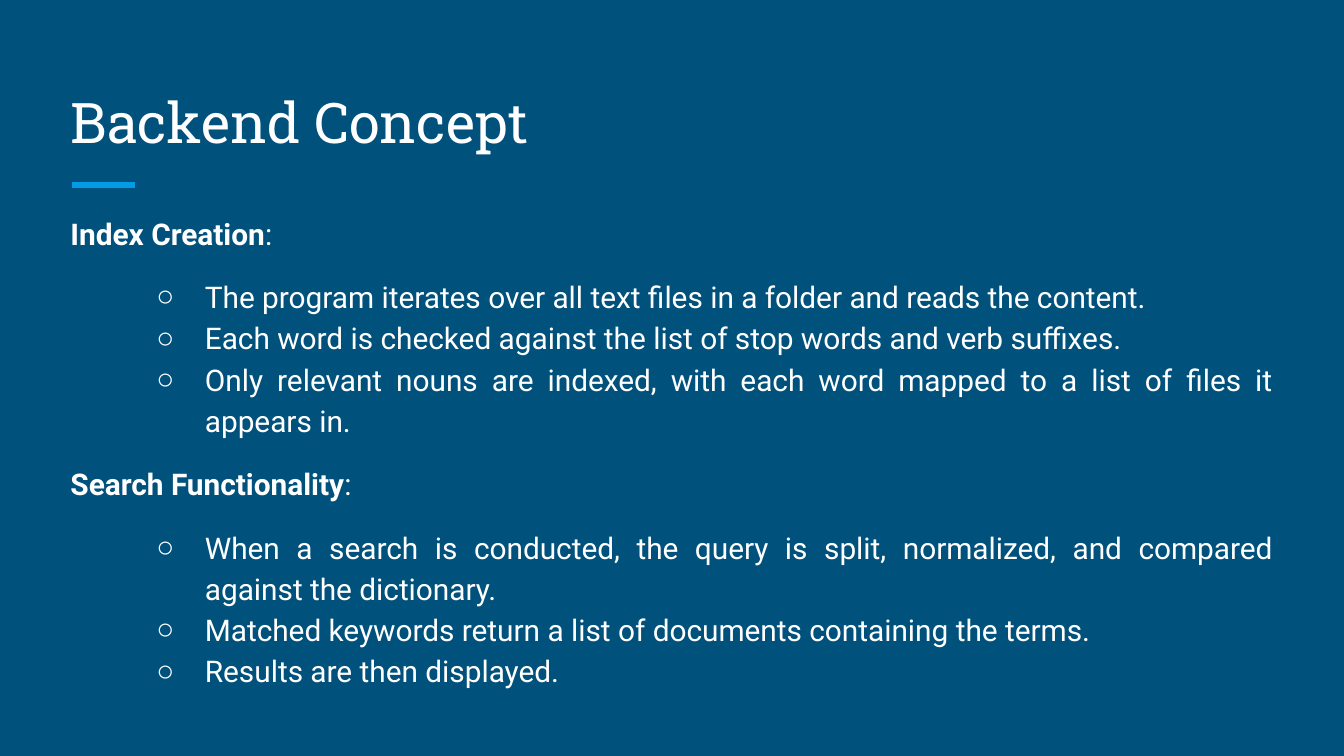
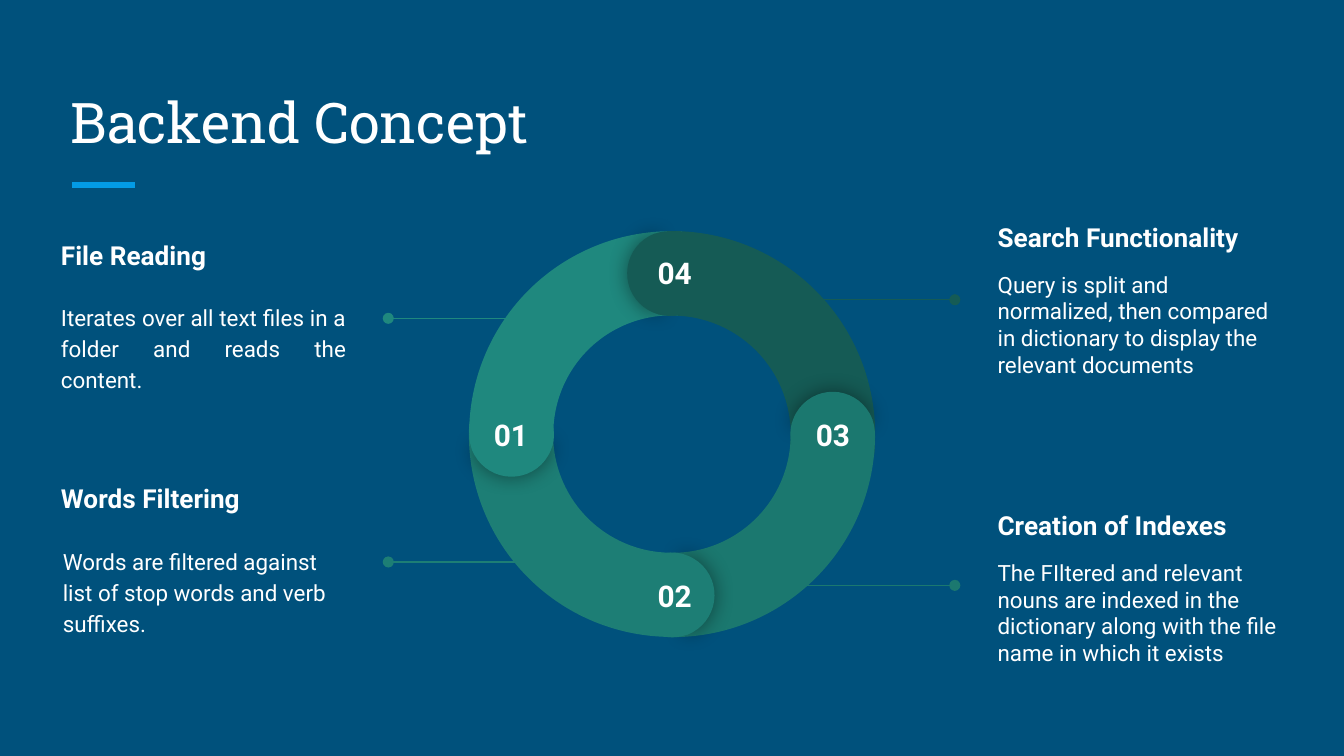
Before and after one commit to mjawadhaider/search-documents, a slide deck: slide 7 of Presentation.pptx. Drawn at 1344x756 pixels with LibreOffice and Linux fonts; fonts in the diff are those of the drawing. Boxes give left, top, right and bottom in pixels: in the first picture for what was removed or moved away, otherwise in the second. Text is boxed around its words. In the diff, an @@ line names an element or a change of style, - is before the commit and + after.

```diff
--- a/Presentation.pptx
+++ b/Presentation.pptx
@@ text removed at (x1=70, y1=222, x2=1273, y2=689) @@
-Index Creation:
-  ○ The program iterates over all text files in a folder and reads the content.
-  ○ Each word is checked against the list of stop words and verb suffixes.
-  ○ Only relevant nouns are indexed, with each word mapped to a list of files it appears in.
-Search Functionality:
-  ○ When a search is conducted, the query is split, normalized, and compared against the dictionary.
-  ○ Matched keywords return a list of documents containing the terms.
-  ○ Results are then displayed.
@@ text added at (x1=998, y1=227, x2=1269, y2=374), 12 pt, text #FFFFFF @@
+Search Functionality
+Query is split and normalized, then compared in dictionary to display the relevant documents
@@ text added at (x1=61, y1=245, x2=345, y2=389), 12 pt, text #FFFFFF @@
+File Reading
+Iterates over all text files in a folder and reads the content.
@@ group added at (x1=395, y1=157, x2=949, y2=711): 8 pie slice (boxed as its full ellipse)s, 4 arch (boxed as its full ring)s, 4 texts @@
+01
+02
+03
+04
@@ arrow added from (542, 319) to (388, 319), #1F887E 0.75 pt @@
@@ arrow added from (766, 300) to (954, 300), #155B55 0.75 pt @@
@@ text added at (x1=61, y1=488, x2=326, y2=633), 12 pt, text #FFFFFF @@
+Words Filtering
+Words are filtered against list of stop words and verb suffixes.
@@ text added at (x1=998, y1=515, x2=1277, y2=662), 12 pt, text #FFFFFF @@
+Creation of Indexes
+The FIltered and relevant nouns are indexed in the dictionary along with the file name in which it exists
@@ arrow added from (581, 562) to (388, 562), #1D7E75 0.75 pt @@
@@ arrow added from (766, 586) to (954, 586), #1B786F 0.75 pt @@
```
Also in this commit, not shown: 1 other slide changed.
